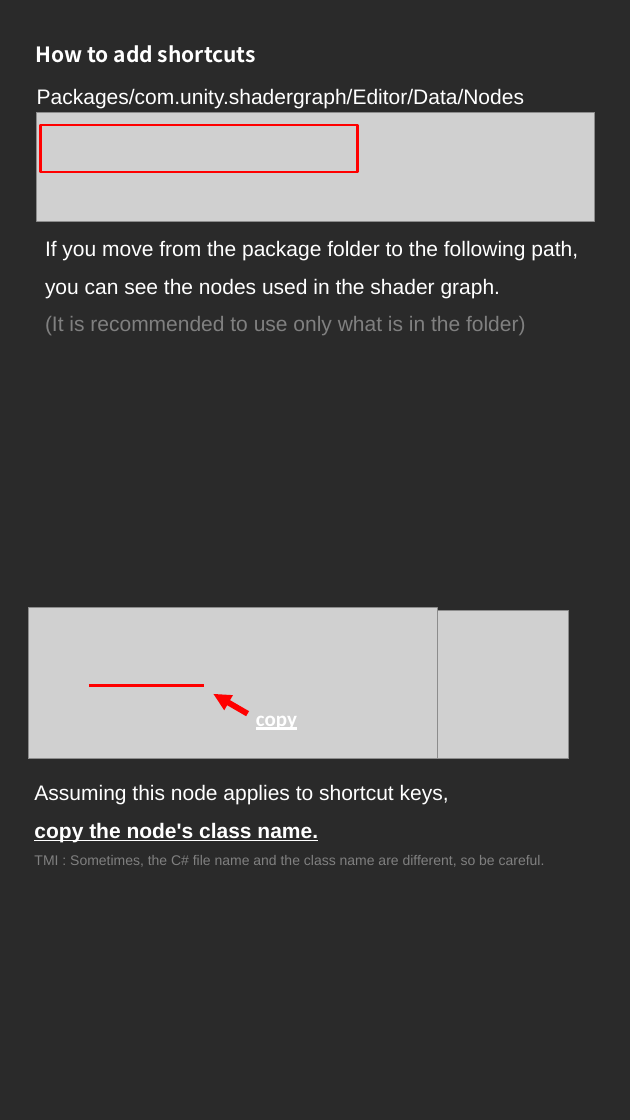
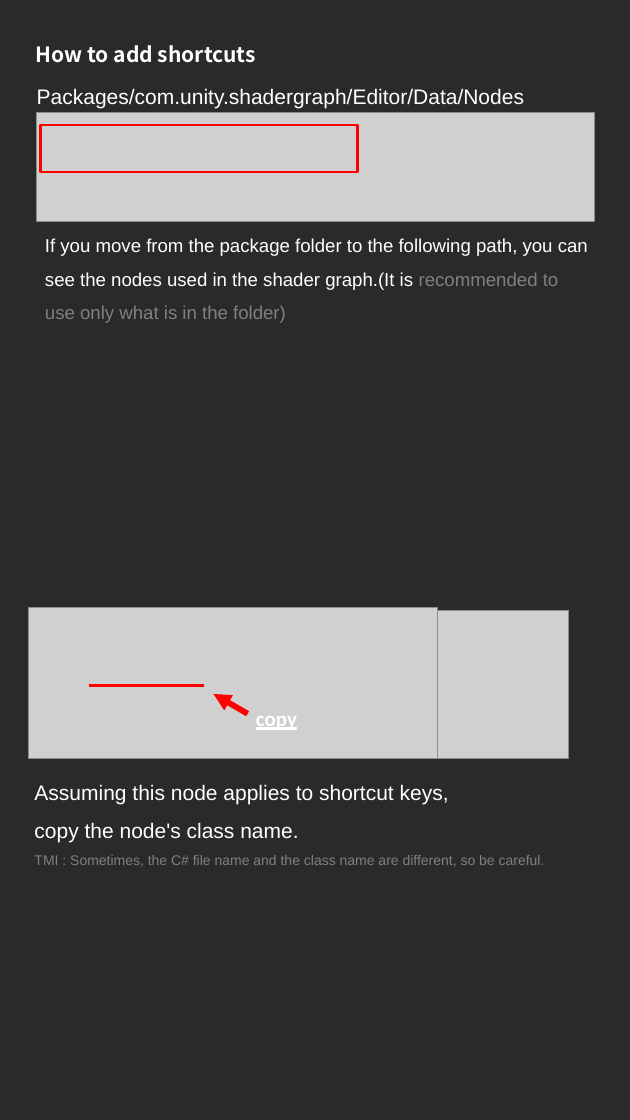
Before and after one commit to NK-Studio/ShaderGraphHotKey, a slide deck: slide 5 of Document EN.pptx. Drawn at 630x1120 pixels with LibreOffice and Linux fonts; fonts in the diff are those of the drawing; grey boxes stand for pictures. Boxes give left, top, right and bottom in pixels: in the first picture for what was removed or moved away, otherwise in the second. Text is boxed around its words. In the diff, an @@ line names an element or a change of style, - is before the commit and + after.

```diff
--- a/Document EN.pptx
+++ b/Document EN.pptx
@@ text at (45, 238, 588, 323): text changed; size 18 to 16 pt @@
-If you move from the package folder to the following path, you can see the nodes used in the shader graph.
-(It is recommended to use only what is in the folder)
+If you move from the package folder to the following path, you can see the nodes used in the shader graph.(It is recommended to use only what is in the folder)
@@ text at (34, 784, 545, 867): text changed @@
-Assuming this node applies to shortcut keys,
-copy the node's class name.
-TMI : Sometimes, the C# file name and the class name are different, so be careful.
+Assuming this node applies to shortcut keys,
+copy the node's class name.
+TMI : Sometimes, the C# file name and the class name are different, so be careful.
```
Also in this commit, not shown: 5 other slides changed, 2 other files.
